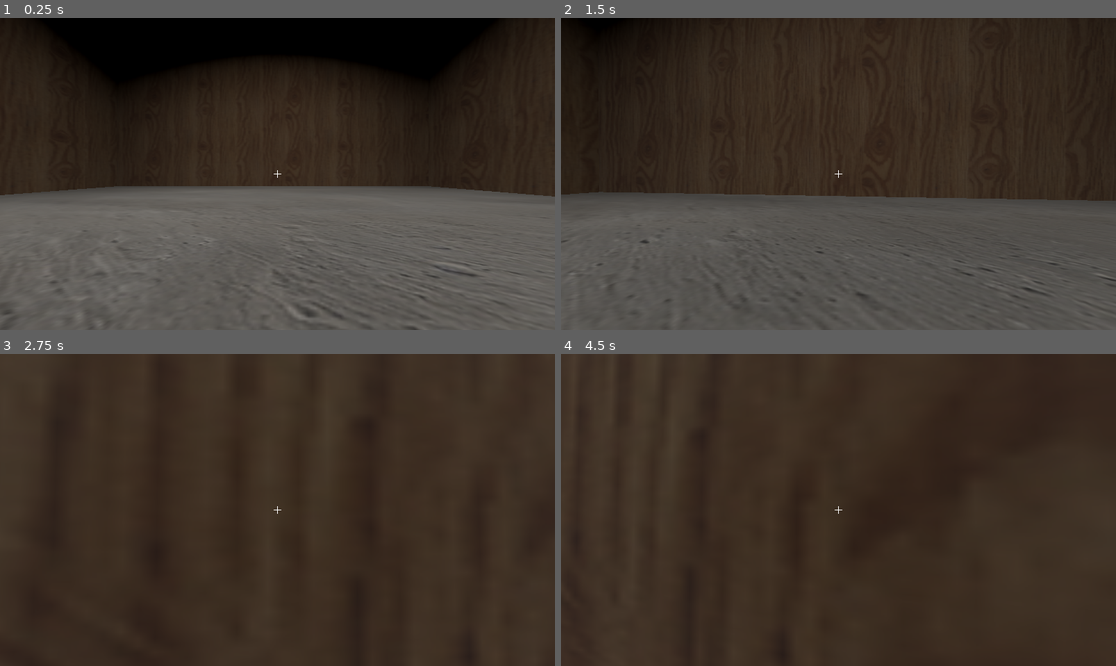
Above: before the commit, frames 1-4 (two rows, left to right).
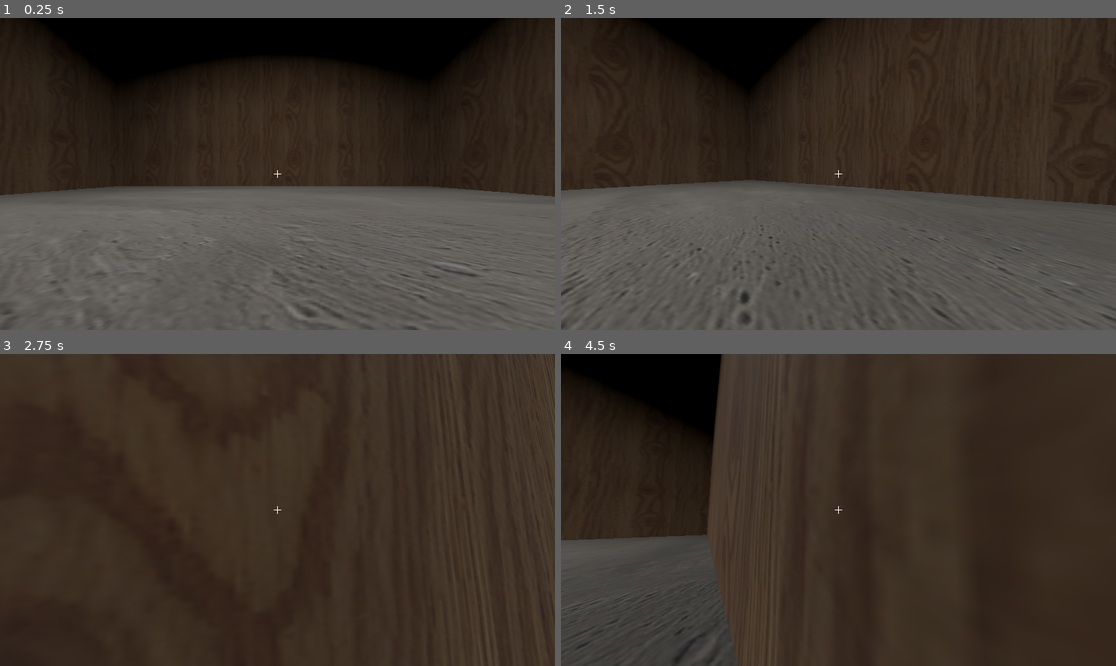
Above: after the commit, the same moments.

Repository: twang849/LoJam-x-GDS-2025
Game: Godot game, scene res://Scenes/level.tscn
Two runs of this game, one before a commit and one after it. Both use one fixed random seed, a clock stepped at 60 frames per second and the inputs below.
Inputs (mouse positions are in pixels of both pictures, inside the frame that each line leads up to):
- Up to frame 1 (0.25 s): no input
- Up to frame 2 (1.5 s): tap Enter at 0.5 s; move the mouse to (866, 174) at 0.52 s; hold W (move_forward) from 0.53 s (still down); tap E (interact) at 0.6, 1.35 s; tap Space (jump) at 0.77 s; move the mouse to (810, 174) at 1.27 s
- Up to frame 3 (2.75 s): keep holding W (move_forward); tap Space (jump) at 1.52 s; move the mouse to (288, 503) at 2.02 s; tap E (interact) at 2.1 s
- Up to frame 4 (4.5 s): keep holding W (move_forward); move the mouse to (832, 516) at 2.77 s; tap E (interact) at 2.85, 3.6, 4.35 s; tap Space (jump) at 3.02, 3.77 s; move the mouse to (877, 513) at 3.52 s; move the mouse to (794, 506) at 4.27 s

The runs differ from the first frame. In frame 1, less than 0.1% of the frame differs, in the area x 15-97%, y 53-57%; in frame 2, 10%; in frame 3, less than 0.1%; in frame 4, 16%, in the area x 0-39%, y 0-100%.

Commit message:
Enabled pushing box

Diff:
--- /dev/null
+++ b/Scenes/box.tscn
@@ -0,0 +1,18 @@
+[gd_scene load_steps=4 format=3 uid="uid://c6l7w3ndm33nk"]
+
+[sub_resource type="PhysicsMaterial" id="PhysicsMaterial_p6ket"]
+friction = 0.48
+
+[sub_resource type="BoxShape3D" id="BoxShape3D_p6ket"]
+
+[sub_resource type="BoxMesh" id="BoxMesh_p6ket"]
+
+[node name="RigidBody3D" type="RigidBody3D"]
+transform = Transform3D(1, 0, 0, 0, 1, 0, 0, 0, 1, 0, 0.578733, 0)
+physics_material_override = SubResource("PhysicsMaterial_p6ket")
+
+[node name="CollisionShape3D" type="CollisionShape3D" parent="."]
+shape = SubResource("BoxShape3D_p6ket")
+
+[node name="MeshInstance3D" type="MeshInstance3D" parent="."]
+mesh = SubResource("BoxMesh_p6ket")
--- a/Scenes/crosshair.tscn
+++ b/Scenes/crosshair.tscn
@@ -12,7 +12,6 @@
 mouse_filter = 2
 
 [node name="CenterDot" type="ColorRect" parent="."]
-mouse_filter = 2
 layout_mode = 1
 anchors_preset = 8
 anchor_left = 0.5
@@ -55,3 +54,4 @@
 offset_bottom = 1.0
 grow_horizontal = 2
 grow_vertical = 2
+mouse_filter = 2
--- a/Scenes/level.tscn
+++ b/Scenes/level.tscn
@@ -1,8 +1,9 @@
-[gd_scene load_steps=7 format=3 uid="uid://3fe6k5pvlq31"]
+[gd_scene load_steps=8 format=3 uid="uid://3fe6k5pvlq31"]
 
 [ext_resource type="Texture2D" uid="uid://dta3h0y8ygbeg" path="res://Materials/512/CodezlyBasicTexturePack1(free)_512_3.png" id="1_oi3di"]
 [ext_resource type="PackedScene" uid="uid://baue3qvhxljx0" path="res://Scenes/player.tscn" id="1_u52ul"]
 [ext_resource type="PackedScene" uid="uid://bs7nxqwd3pcmv" path="res://Scenes/wall.tscn" id="1_vonw3"]
+[ext_resource type="PackedScene" uid="uid://c6l7w3ndm33nk" path="res://Scenes/box.tscn" id="4_81xng"]
 
 [sub_resource type="BoxShape3D" id="BoxShape3D_5xgho"]
 size = Vector3(60, 2, 60)
@@ -30,7 +31,7 @@
 [node name="Wall" parent="." instance=ExtResource("1_vonw3")]
 transform = Transform3D(1, 0, 0, 0, 1, 0, 0, 0, 1, 0, 20, -29)
 
-[node name="Wall5" parent="." instance=ExtResource("1_vonw3")]
+[node name="Ceiling" parent="." instance=ExtResource("1_vonw3")]
 transform = Transform3D(2.6, 0, 0, 0, -1.1365e-07, -2.6, 0, 2.6, -1.1365e-07, 0.302986, 39.1509, -9.92989)
 
 [node name="Wall2" parent="." instance=ExtResource("1_vonw3")]
@@ -43,6 +44,7 @@
 transform = Transform3D(-4.37114e-08, 0, -1, 0, 1, 0, 1, 0, -4.37114e-08, 28.1589, 20, 0.658676)
 
 [node name="Player" parent="." instance=ExtResource("1_u52ul")]
+mouse_sensitivity = 0.01
 
 [node name="SpotLight3D" type="SpotLight3D" parent="."]
 transform = Transform3D(1, 0, 0, 0, -4.37114e-08, 1, 0, -1, -4.37114e-08, 0, 35.0701, 0)
@@ -51,3 +53,5 @@
 light_specular = 2.924
 spot_range = 115.576
 spot_angle = 68.2284
+
+[node name="RigidBody3D" parent="." instance=ExtResource("4_81xng")]
--- a/Scripts/PlayerInteract.gd
+++ b/Scripts/PlayerInteract.gd
@@ -38,8 +38,6 @@
 	else:
 		rayPos = rayCastEnd.global_position
 
-
-
 func ChangeSelected(new):
 	var old = selectedObject
 	selectedObject = new
--- a/Scripts/player.gd
+++ b/Scripts/player.gd
@@ -19,9 +19,6 @@
 	Input.set_mouse_mode(Input.MOUSE_MODE_CAPTURED)
 
 func _physics_process(delta):
-
-
-
 	if direction != Vector3.ZERO:
 		direction = direction.normalized()
 		var cam_yaw = _camera_pivot.rotation.y
@@ -37,6 +34,14 @@
 		target_velocity.y -= delta * fall_acceleration
 
 	velocity = target_velocity
+
+	for i in range(get_slide_collision_count()):
+		var collision = get_slide_collision(i)
+		var collision_body = collision.get_collider()
+		if collision and collision_body is RigidBody3D:
+			collision_body.apply_force(velocity)
+
+
 	move_and_slide()
 
 func _unhandled_input(event: InputEvent) -> void:
Not shown: 3 places in Scenes/crosshair.tscn that only renumber resources
